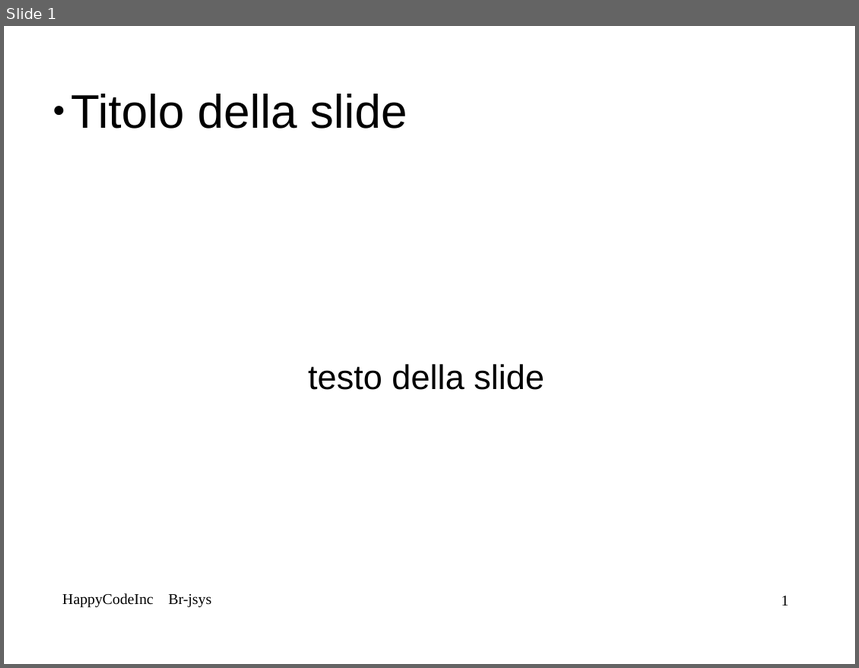
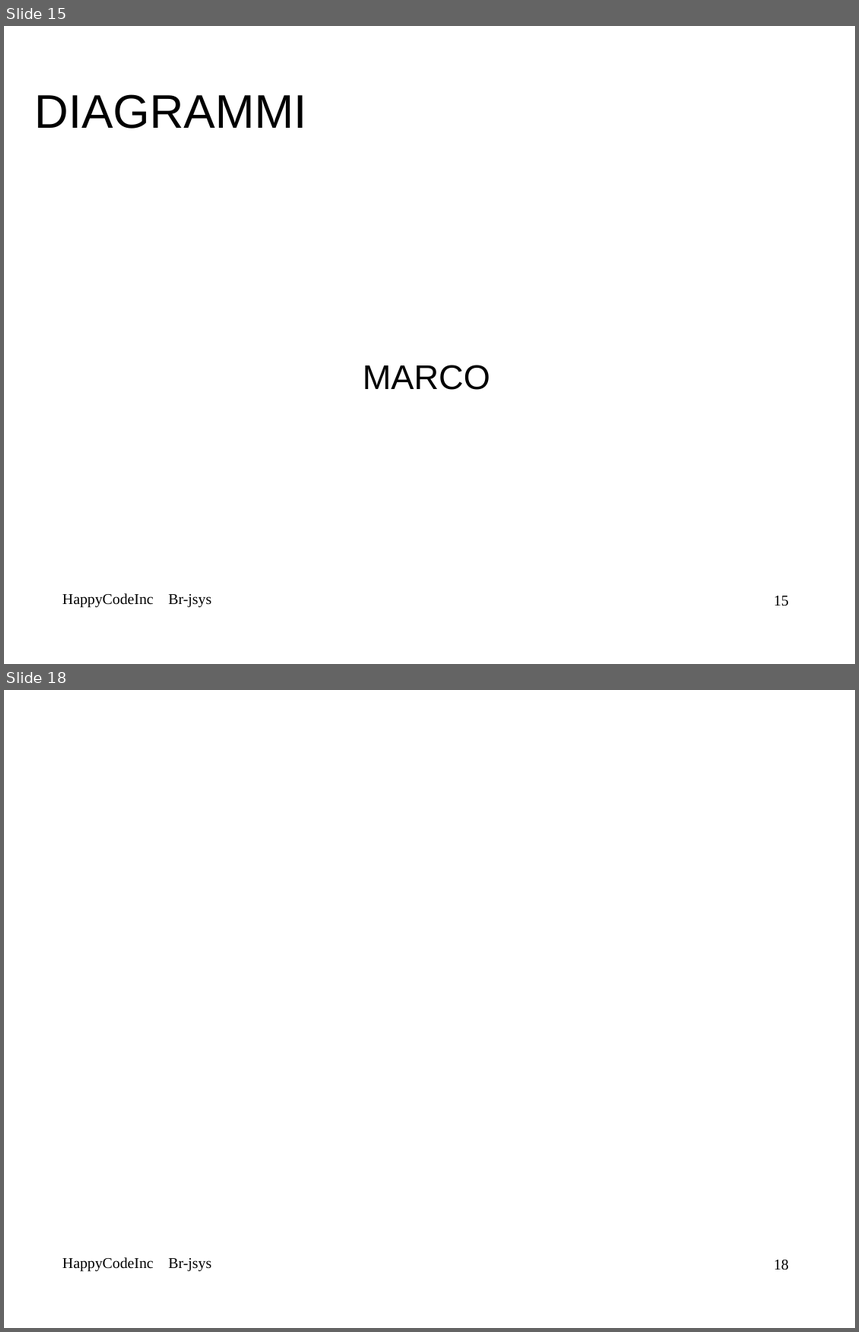
Before and after one commit to mbortola/br-jsys, a slide deck: trunk/RPD-presentation/RPD-presentation.odp. Shown one above the other, each under a label of ours: slide 1 before the commit, slides 15 and 18 after it; the slides between them are not shown. The pictures are 859x668 and 859x1332 pixels, drawn with LibreOffice and Linux fonts; fonts in the diff are those of the drawing; background and template pictures are left out. Boxes give left, top, right and bottom in pixels: in the first picture for what was removed or moved away, otherwise in the second. Text is boxed around its words. In the diff, an @@ line names an element or a change of style, - is before the commit and + after.

```diff
--- a/trunk/RPD-presentation/RPD-presentation.odp
+++ b/trunk/RPD-presentation/RPD-presentation.odp
@@ slide 18 added at <box>4,690,855,1328</box>, background picture (left out); not listed: 1 template element that a slide beside it also shows @@
@@ text added at <box>63,1258,211,1272</box>, 14 pt, text #000000 @@
+HappyCodeInc Br-jsys
@@ what was slide 1 is now slide 15 @@
@@ slide 15 changed as well @@
@@ title at <box>34,94,306,129</box>: text changed @@
-  ● Titolo della slide
+DIAGRAMMI
@@ subtitle at <box>363,365,490,390</box>: text changed @@
-testo della slide
+MARCO
@@ page number at <box>774,596,789,607</box>: text changed @@
-1
+15
```
Also in this commit, not shown: 43 other slides added.
